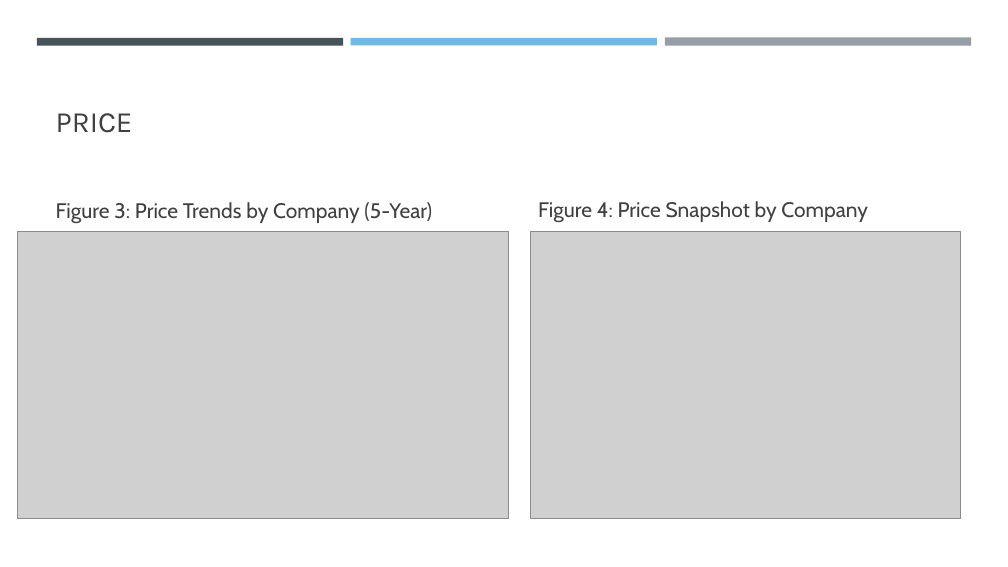
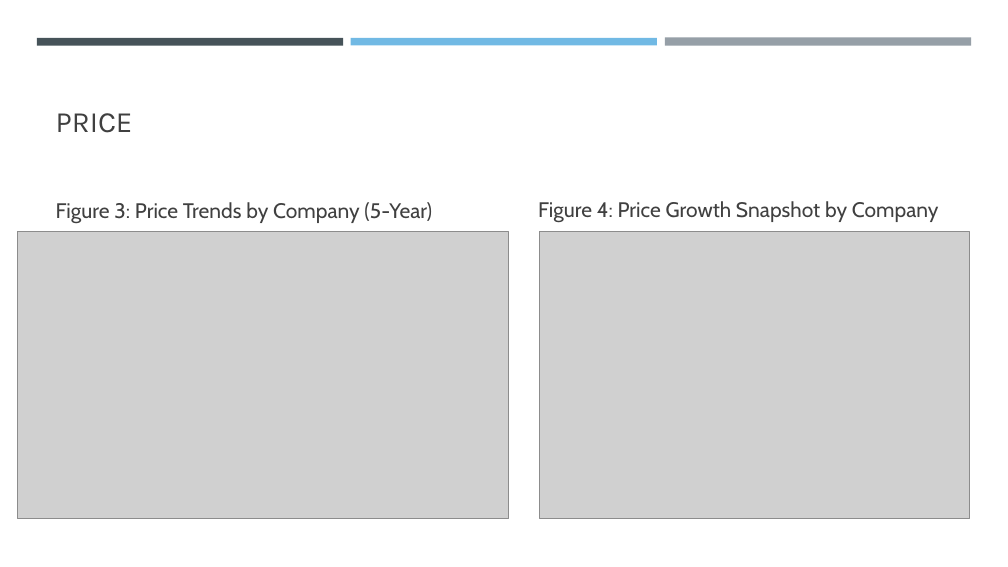
Before and after one commit to larawayn/Project-1, a slide deck: slide 6 of Stock Market Analysis.pptx. Drawn at 1008x567 pixels with LibreOffice and Linux fonts; fonts in the diff are those of the drawing; grey boxes stand for pictures. Boxes give left, top, right and bottom in pixels: in the first picture for what was removed or moved away, otherwise in the second. Text is boxed around its words. In the diff, an @@ line names an element or a change of style, - is before the commit and + after.

```diff
--- a/Stock Market Analysis.pptx
+++ b/Stock Market Analysis.pptx
@@ text at (x1=538, y1=201, x2=939, y2=223): text changed @@
-Figure 4: Price Snapshot by Company
+Figure 4: Price Growth Snapshot by Company
@@ picture moved from (x1=531, y1=232, x2=961, y2=519) to (x1=540, y1=232, x2=970, y2=519) @@
```
Also in this commit, not shown: 6 other slides changed, 2 other files.
